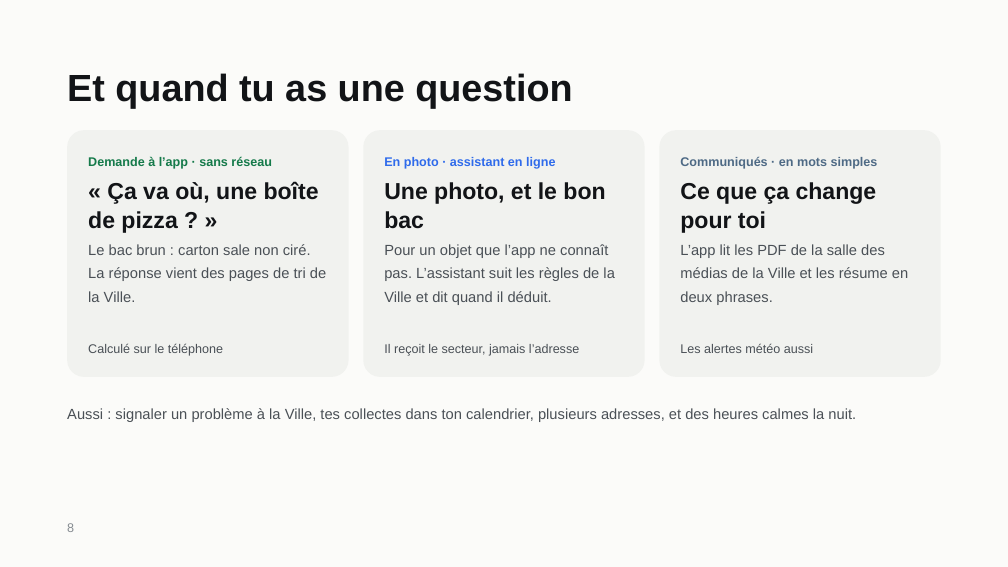
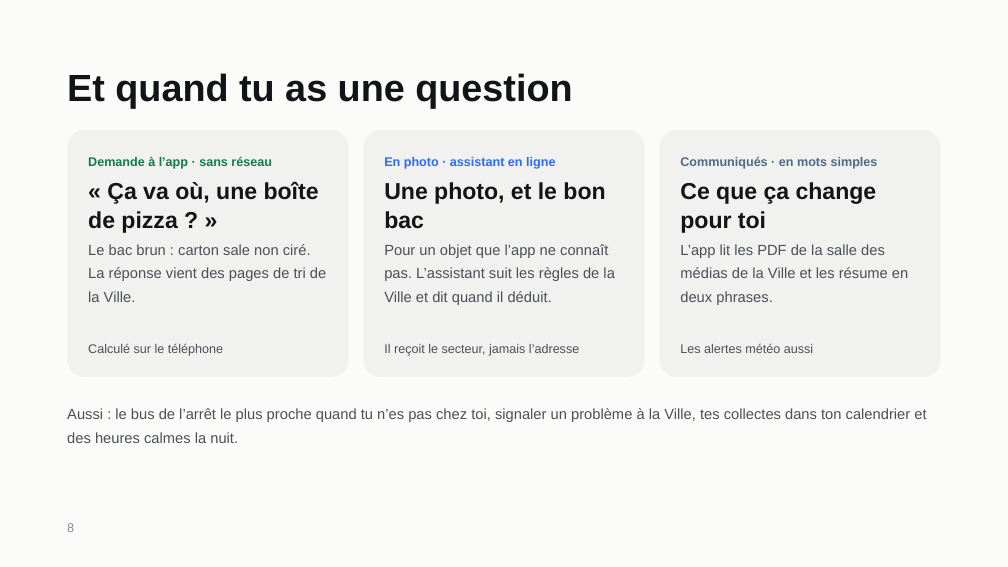
Before and after one commit to gotflo/saguenay_aujourdhui, a slide deck: slide 8 of Saguenay-Aujourdhui.pptx. Drawn at 1008x567 pixels with LibreOffice and Linux fonts; fonts in the diff are those of the drawing. Boxes give left, top, right and bottom in pixels: in the first picture for what was removed or moved away, otherwise in the second. Text is boxed around its words. In the diff, an @@ line names an element or a change of style, - is before the commit and + after.

Commit message:
Le bus près de toi
Hors de chez soi, la fiche et la carte du bus montrent l'arrêt le plus
proche de l'endroit où l'on est, avec les retards en direct de la STS.

- Au choix, depuis la fiche du bus : permission demandée pour
  l'utilisation de l'app seulement, position lue tant que l'app est à
  l'écran, jamais envoyée. Ni position en arrière-plan ni service de
  premier plan déclarés.
- Le flux GTFS de la STS est gardé une semaine sur le téléphone ; les
  départs du jour de tous les arrêts sont préparés une fois par jour dans
  un isolat (TransitDay), et l'arrêt proche se trouve aussitôt.
- À moins de 350 m de l'adresse, rien ne change ; le widget et les rappels
  gardent toujours l'arrêt de l'adresse.
- Douze sources dans l'accueil et la fiche des sources, licences à jour.
- 347 tests (152 cœur, 40 serveur, 155 app).

```diff
--- a/Saguenay-Aujourdhui.pptx
+++ b/Saguenay-Aujourdhui.pptx
@@ text at box(67, 408, 926, 443): text changed @@
-Aussi : signaler un problème à la Ville, tes collectes dans ton calendrier, plusieurs adresses, et des heures calmes la nuit.
+Aussi : le bus de l’arrêt le plus proche quand tu n’es pas chez toi, signaler un problème à la Ville, tes collectes dans ton calendrier et des heures calmes la nuit.
```
Also in this commit, not shown: 23 other files.
